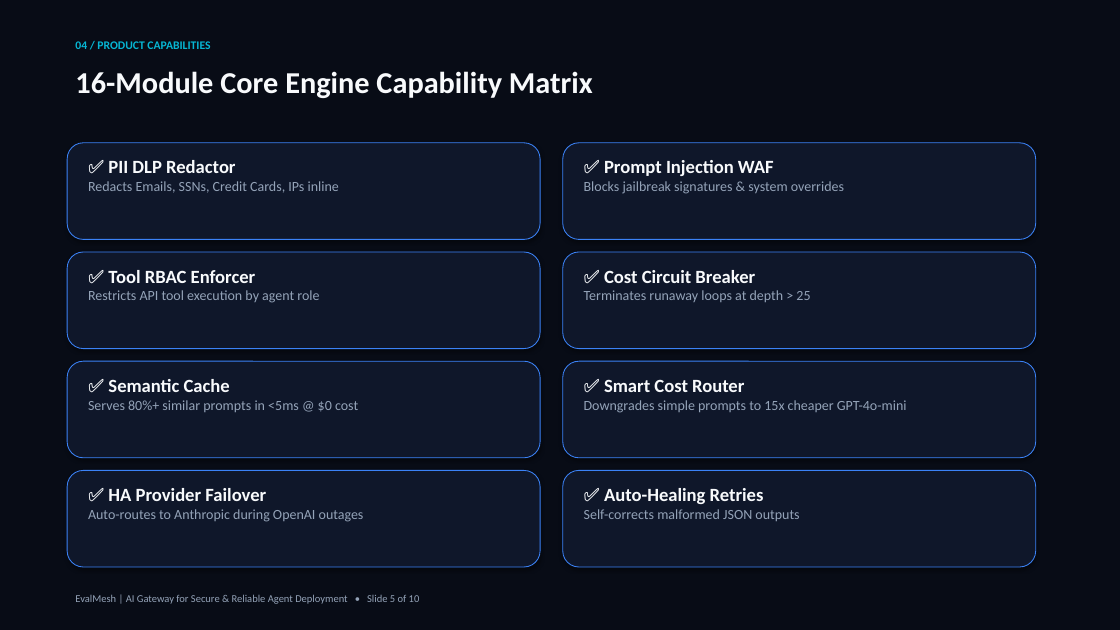
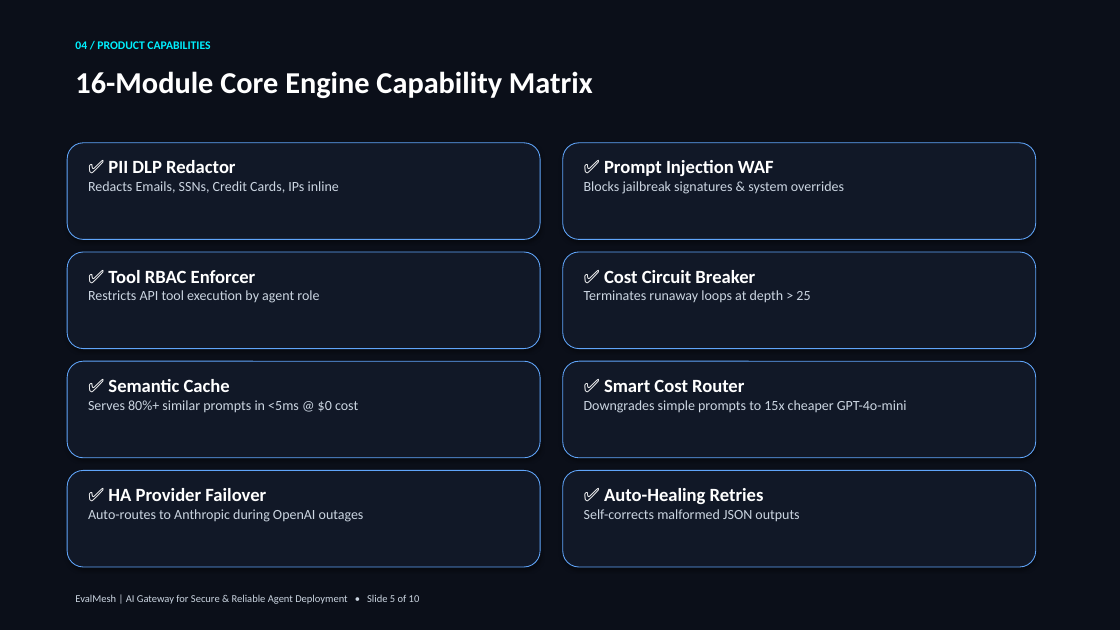
Before and after one commit to deswanth12/EvalMesh, a slide deck: slide 5 of EvalMesh_Investor_Pitch_Deck.pptx. Drawn at 1120x630 pixels with LibreOffice and Linux fonts; fonts in the diff are those of the drawing. Boxes give left, top, right and bottom in pixels: in the first picture for what was removed or moved away, otherwise in the second. Text is boxed around its words. In the diff, an @@ line names an element or a change of style, - is before the commit and + after.

Commit message:
Enforce high-contrast text styling across all slides for system dark theme compatibility

```diff
--- a/EvalMesh_Investor_Pitch_Deck.pptx
+++ b/EvalMesh_Investor_Pitch_Deck.pptx
@@ background #080C16 to #0B0F19 @@
@@ text "04 / PRODUCT CAPABILITIES" at (75,41,210,49): text colour #06B6D4 to #00F0FF @@
@@ text "✅ PII DLP Redactor" at (88,160,339,193): text colour #F8FAFC to #FFFFFF in "✅ PII DLP Redactor"; text colour #94A3B8 to #CBD5E1 in "Redacts Emails, SSNs, Credit Cards, IPs inline" @@
@@ text "✅ Prompt Injection WAF" at (584,160,844,194): text colour #F8FAFC to #FFFFFF in "✅ Prompt Injection WAF"; text colour #94A3B8 to #CBD5E1 in "Blocks jailbreak signatures & system overrides" @@
@@ text "✅ Tool RBAC Enforcer" at (88,270,319,303): text colour #F8FAFC to #FFFFFF in "✅ Tool RBAC Enforcer"; text colour #94A3B8 to #CBD5E1 in "Restricts API tool execution by agent role" @@
@@ text "✅ Cost Circuit Breaker" at (584,270,810,303): text colour #F8FAFC to #FFFFFF in "✅ Cost Circuit Breaker"; text colour #94A3B8 to #CBD5E1 in "Terminates runaway loops at depth > 25" @@
@@ text "✅ Semantic Cache" at (88,379,358,413): text colour #F8FAFC to #FFFFFF in "✅ Semantic Cache"; text colour #94A3B8 to #CBD5E1 in "Serves 80%+ similar prompts in <5ms @ ..." @@
@@ text "✅ Smart Cost Router" at (584,379,907,413): text colour #F8FAFC to #FFFFFF in "✅ Smart Cost Router"; text colour #94A3B8 to #CBD5E1 in "Downgrades simple prompts to 15x cheaper GPT-4o-mini" @@
@@ text "✅ HA Provider Failover" at (88,488,364,522): text colour #F8FAFC to #FFFFFF in "✅ HA Provider Failover"; text colour #94A3B8 to #CBD5E1 in "Auto-routes to Anthropic during OpenAI outages" @@
@@ fill #0F172A to #111827; outline #3B82F6 0.75 pt to #60A5FA 0.75 pt in 8 elements at (67,143,540,239), (563,143,1036,239), (67,252,540,349), (563,252,1036,349), (67,361,540,458), (563,361,1036,458), (67,471,540,567), (563,471,1036,567) @@
@@ text "✅ Auto-Healing Retries" at (584,488,799,522): text colour #F8FAFC to #FFFFFF in "✅ Auto-Healing Retries"; text colour #94A3B8 to #CBD5E1 in "Self-corrects malformed JSON outputs" @@
@@ text "EvalMesh | AI Gateway for ..." at (75,594,420,604): text colour #94A3B8 to #CBD5E1 @@
```
Also in this commit, not shown: 9 other slides changed, 1 other file.
